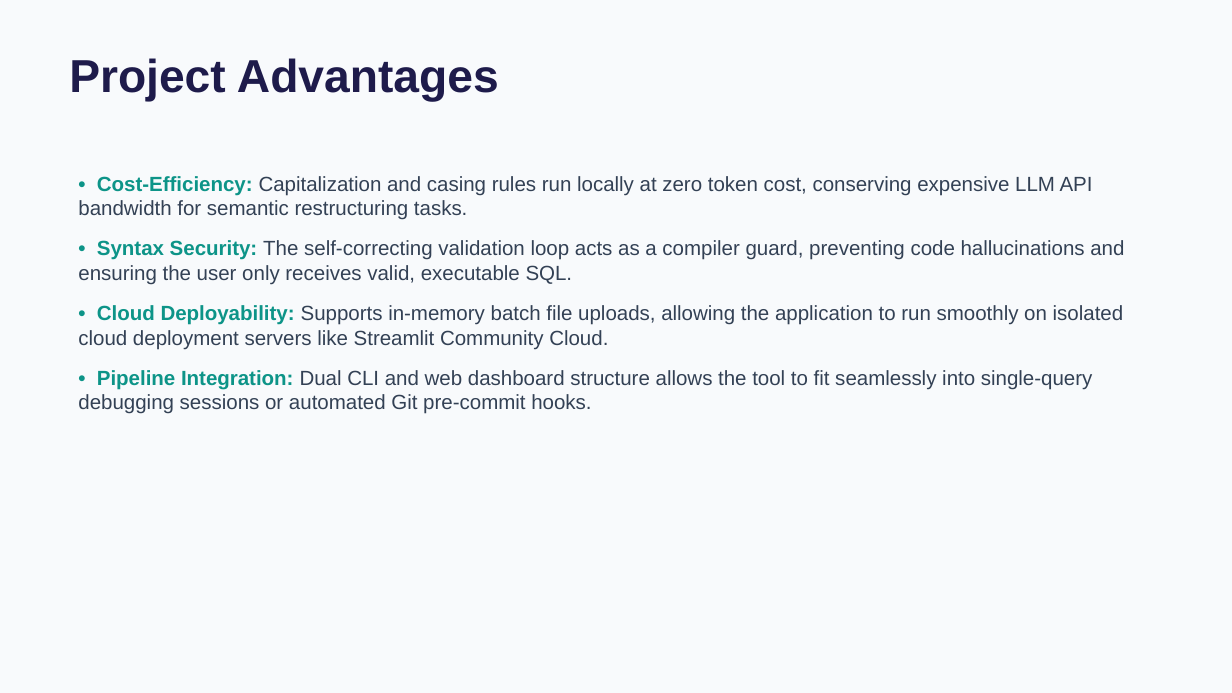
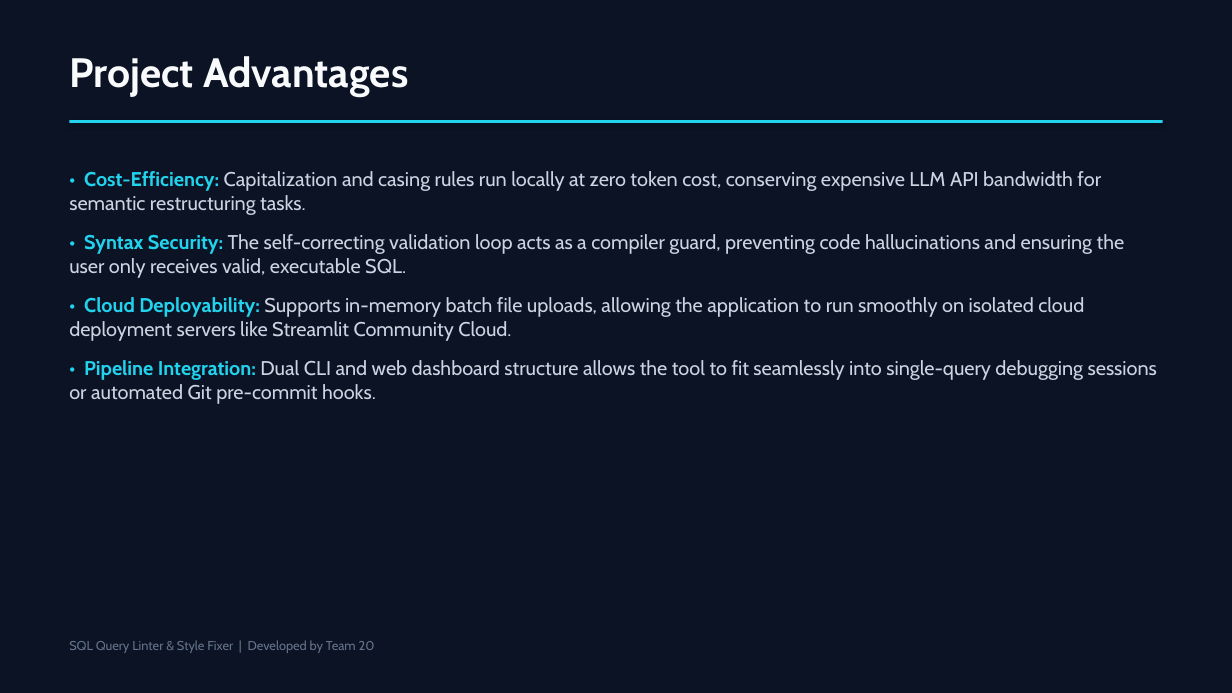
Before and after one commit to bharathpyla/sql-query-linter-style-fixer, a slide deck: slide 7 of Presentation.pptx. Drawn at 1232x693 pixels with LibreOffice and Linux fonts; fonts in the diff are those of the drawing. Boxes give left, top, right and bottom in pixels: in the first picture for what was removed or moved away, otherwise in the second. Text is boxed around its words. In the diff, an @@ line names an element or a change of style, - is before the commit and + after.

Commit message:
Update presentation Presentation.pptx with modern dark cyber theme

```diff
--- a/Presentation.pptx
+++ b/Presentation.pptx
@@ background #F8FAFC to #0B1324 @@
@@ text "Project Advantages" at [69,56,408,97]: size 36 to 32 pt, font Arial to Cabin, text colour #1E1B4B to #F8FAFC @@
@@ rectangle added at [69,120,1163,123], fill #22D3EE @@
@@ text "• Cost-Efficiency: Capitalization and casing ..." at [69,171,1157,404]: size 16 to 15.5 pt, font Arial to Cabin; text colour #0D9488 to #22D3EE in "• Cost-Efficiency:", "• Syntax Security:", "• Cloud Deployability:", "• Pipeline Integration:"; text colour #334155 to #CBD5E1 in "Capitalization and casing rules run locally at ...", "The self-correcting validation loop acts as a ...", "Supports in-memory batch file uploads, allowing the ...", "Dual CLI and web dashboard structure allows ..." @@
@@ text added at [69,640,375,653], 10 pt, text #64748B @@
+SQL Query Linter & Style Fixer | Developed by Team 20
```
Also in this commit, not shown: 7 other slides changed.
